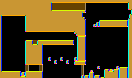
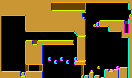
Two versions of the same layered image (132×78). Layer-by-layer changes:
painted on "Tiles" over [108, 20, 129, 38]
painted on "Collisions" over [108, 20, 129, 38]
